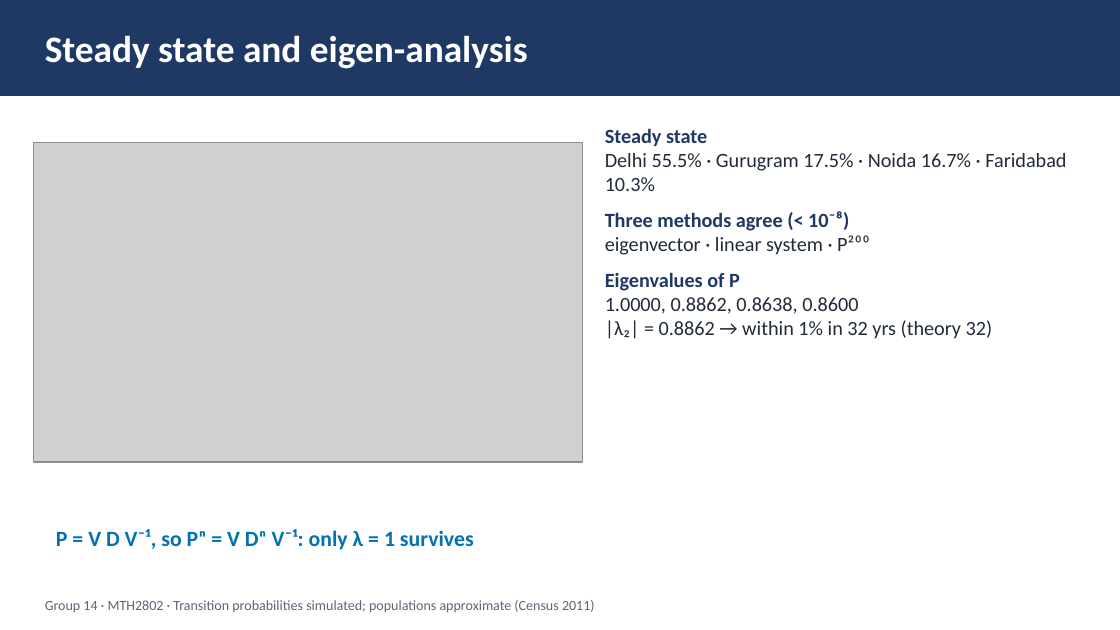
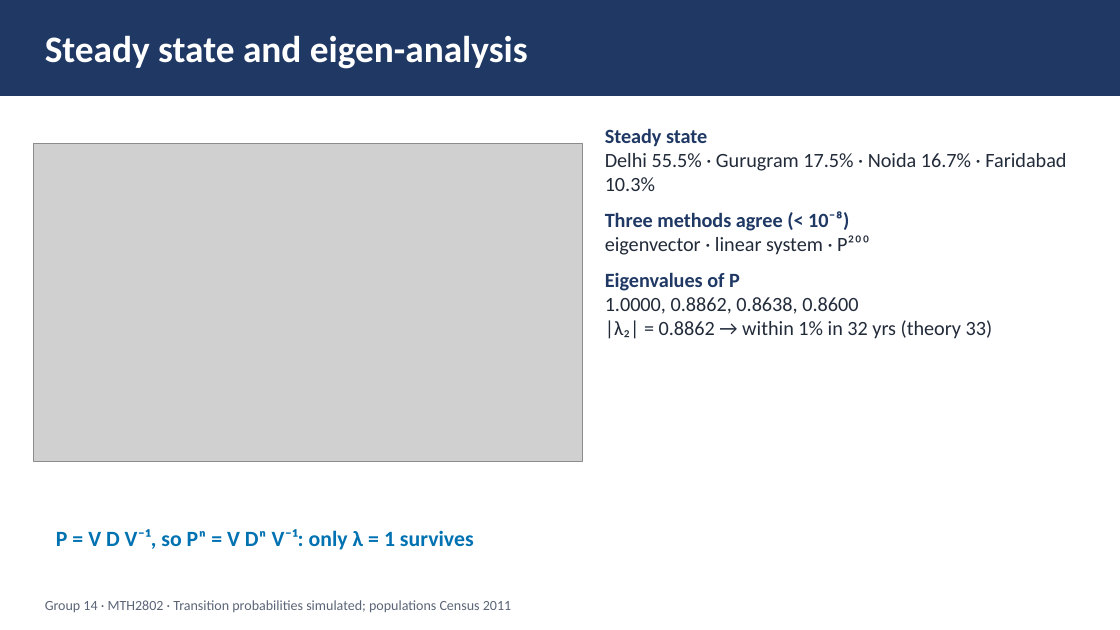
Before and after one commit to CRYPT-hack/population-prediction-, a slide deck: slide 5 of submission/Group14_Slides.pptx. Drawn at 1120x630 pixels with LibreOffice and Linux fonts; fonts in the diff are those of the drawing; grey boxes stand for pictures. Boxes give left, top, right and bottom in pixels: in the first picture for what was removed or moved away, otherwise in the second. Text is boxed around its words. In the diff, an @@ line names an element or a change of style, - is before the commit and + after.

```diff
--- a/submission/Group14_Slides.pptx
+++ b/submission/Group14_Slides.pptx
@@ text at (x1=605, y1=320, x2=993, y2=339): text changed @@
-|λ₂| = 0.8862 → within 1% in 32 yrs (theory 32)
+|λ₂| = 0.8862 → within 1% in 32 yrs (theory 33)
@@ text at (x1=45, y1=600, x2=511, y2=613): text changed @@
-Group 14 · MTH2802 · Transition probabilities simulated; populations approximate (Census 2011)
+Group 14 · MTH2802 · Transition probabilities simulated; populations Census 2011
```
Also in this commit, not shown: 5 other slides changed.
